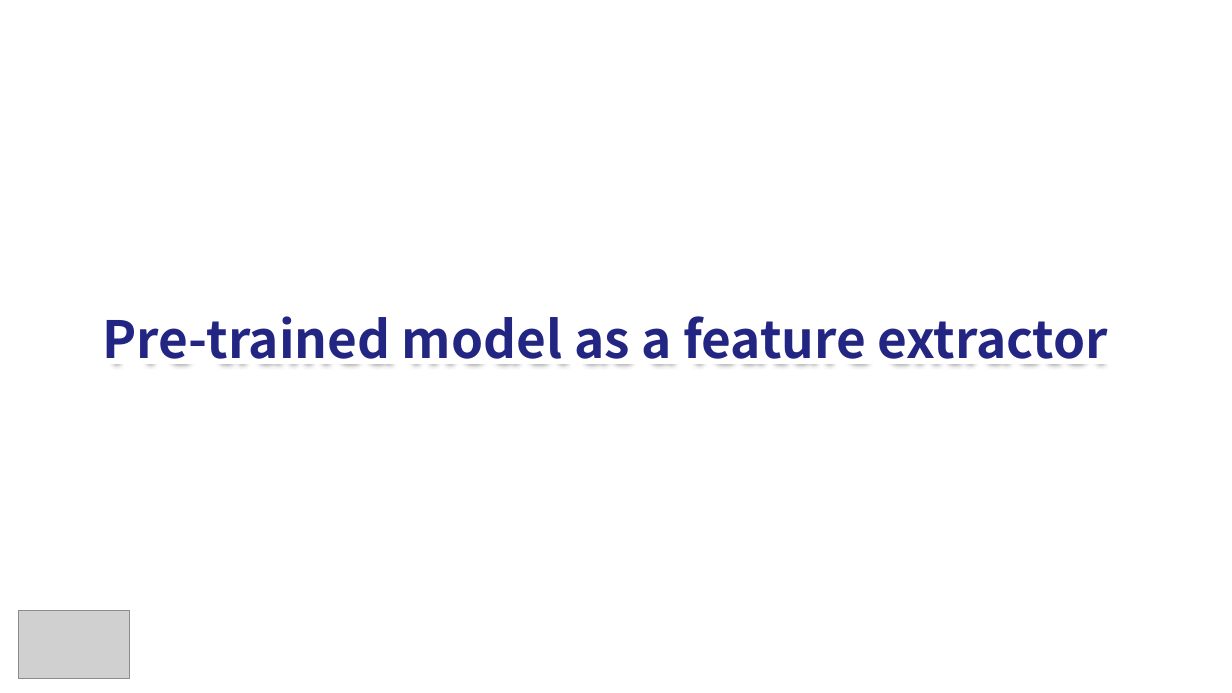
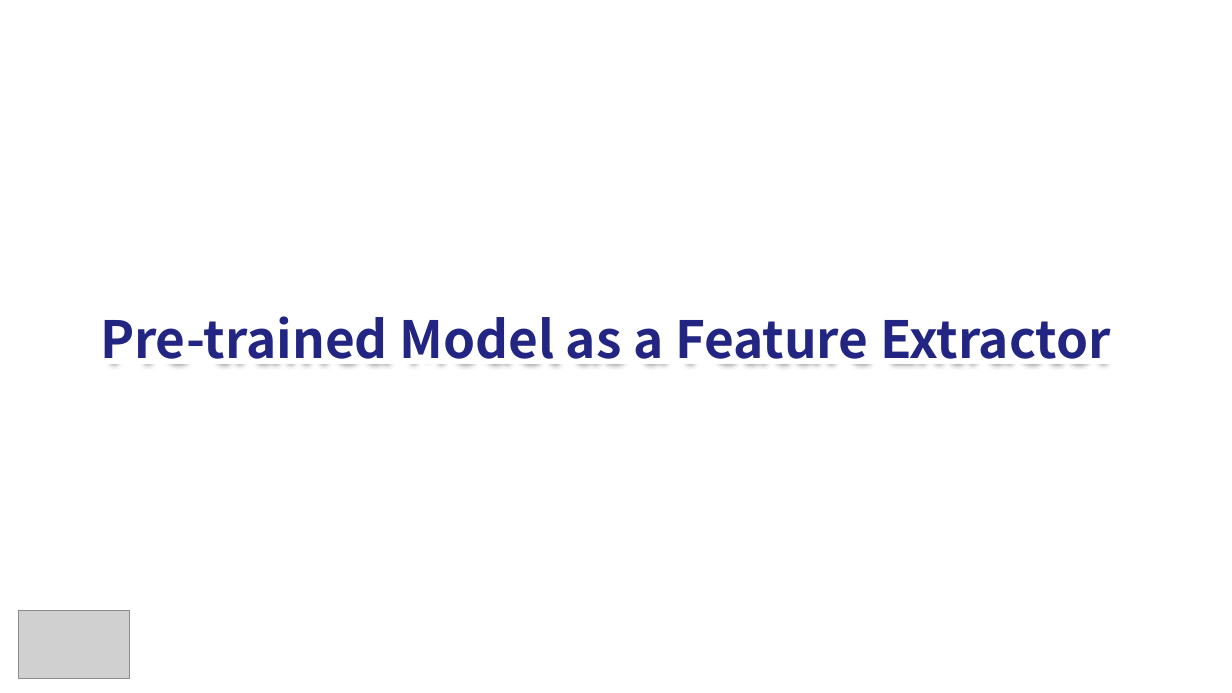
Before and after one commit to ku-milab/DeepLearningTutorial, a slide deck: slide 15 of lecture_slides/Practice/Practice#4_SKT_Deep_Learning_Lecture.pptx. Drawn at 1232x693 pixels with LibreOffice and Linux fonts; fonts in the diff are those of the drawing; grey boxes stand for pictures. Boxes give left, top, right and bottom in pixels: in the first picture for what was removed or moved away, otherwise in the second. Text is boxed around its words. In the diff, an @@ line names an element or a change of style, - is before the commit and + after.

```diff
--- a/lecture_slides/Practice/Practice#4_SKT_Deep_Learning_Lecture.pptx
+++ b/lecture_slides/Practice/Practice#4_SKT_Deep_Learning_Lecture.pptx
@@ title at [100, 316, 1111, 366]: text changed @@
-Pre-trained model as a feature extractor
+Pre-trained Model as a Feature Extractor
```
Also in this commit, not shown: 8 other slides changed, 4 other files.
